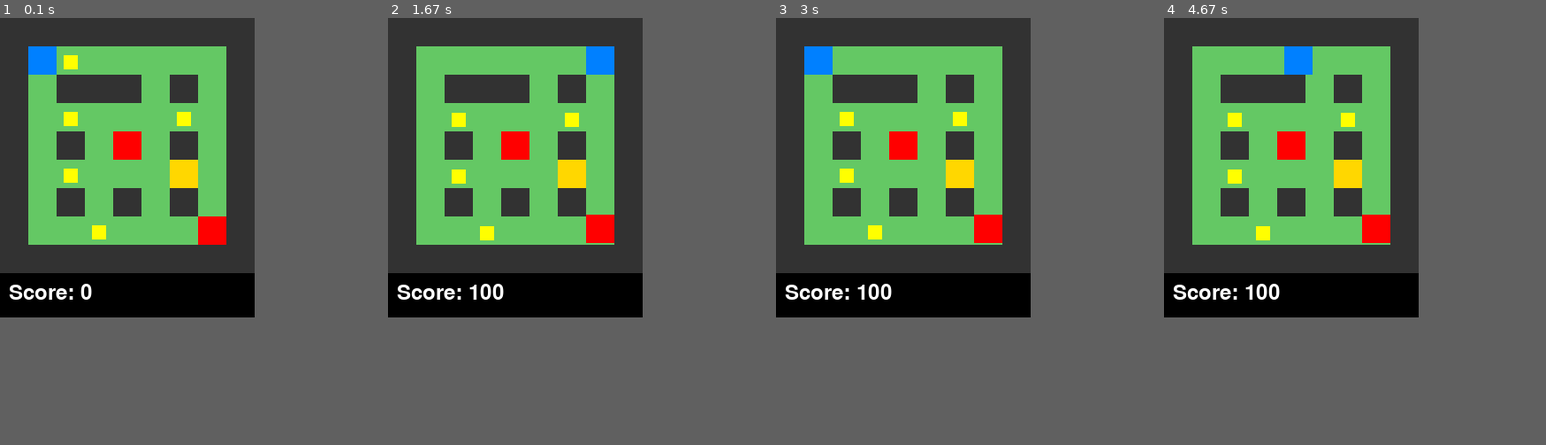
Above: before the commit, frames 1-4 (left to right).
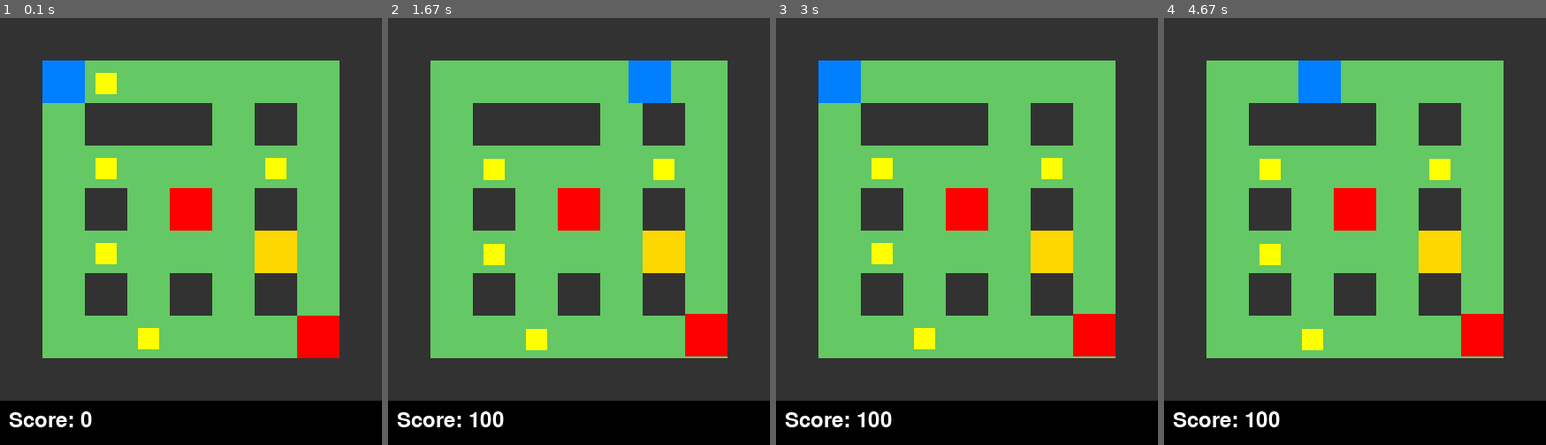
Above: after the commit, the same moments.

Repository: ICHINOMIYA1038/pygame_book
Game: pygame game, started from src_code/python_maze_code/08.py
Same seed, same stepped clock (60 frames per second), same inputs: the game is played once before the commit and once after it.
Inputs:
- Up to frame 1 (0.1 s): no input
- Up to frame 2 (1.67 s): hold Right 0.33-0.8 s; hold Up 0.83-1.13 s; hold Right 1.17-1.63 s
- Up to frame 3 (3 s): hold Left 1.67-2.2 s; hold Down 2.23-2.53 s; hold Left 2.57-2.97 s
- Up to frame 4 (4.67 s): hold Right 3.4-4.03 s; hold Down 4.07-4.43 s; hold Left from 4.47 s (still down)
In our replay, the window is 288x338 before the commit and 432x482 after it. These sizes can differ from the game's own. Grey fills any space a smaller window leaves; there, only what the larger window draws over its background counts as a difference.

The runs differ from the first frame. In frame 1, 55% of the frame differs, in the area x 0-100%, y 6-100%; in frame 2, 55%; in frame 3, 55%; in frame 4, 56%.

Commit message:
迷路ゲーム

Diff:
--- a/Maze/08.py
+++ b/src_code/python_maze_code/08.py
@@ -5,12 +5,12 @@
 import math
 
 # サウンドファイルのパスを設定
-SOUND_DIR = "sounds"
+SOUND_DIR = "assets/sounds"
 if not os.path.exists(SOUND_DIR):
     os.makedirs(SOUND_DIR)
 
 # タイルサイズ
-TILE_SIZE = 32
+TILE_SIZE = 48
 
 # マップデータ（W: 壁, F: 床, G: ゴール, C: コイン）
 MAP_DATA = [
--- /dev/null
+++ b/src_code/python_maze_code/Taskfile.yml
@@ -0,0 +1,134 @@
+version: "3"
+
+tasks:
+  install:
+    desc: 仮想環境をセットアップして依存関係をインストール
+    cmds:
+      - python3 -m venv venv
+      - ./venv/bin/pip install --upgrade pip
+      - ./venv/bin/pip install -r requirements.txt
+    sources:
+      - requirements.txt
+    generates:
+      - venv/pyvenv.cfg
+
+  clean:
+    desc: 仮想環境を削除
+    cmds:
+      - rm -rf venv
+
+  reinstall:
+    desc: 仮想環境を再作成
+    cmds:
+      - task: clean
+      - task: install
+
+  run:
+    desc: 最終完成版のゲームを実行
+    deps: [install]
+    cmds:
+      - ./venv/bin/python main.py
+
+  run01:
+    desc: 第1章を実行
+    deps: [install]
+    cmds:
+      - ./venv/bin/python 01.py
+
+  run02:
+    desc: 第2章を実行
+    deps: [install]
+    cmds:
+      - ./venv/bin/python 02.py
+
+  run03:
+    desc: 第3章を実行
+    deps: [install]
+    cmds:
+      - ./venv/bin/python 03.py
+
+  run04:
+    desc: 第4章を実行
+    deps: [install]
+    cmds:
+      - ./venv/bin/python 04.py
+
+  run05:
+    desc: 第5章を実行
+    deps: [install]
+    cmds:
+      - ./venv/bin/python 05.py
+
+  run06:
+    desc: 第6章を実行
+    deps: [install]
+    cmds:
+      - ./venv/bin/python 06.py
+
+  run07:
+    desc: 第7章を実行
+    deps: [install]
+    cmds:
+      - ./venv/bin/python 07.py
+
+  run08:
+    desc: 第8章を実行
+    deps: [install]
+    cmds:
+      - ./venv/bin/python 08.py
+
+  list:
+    desc: 利用可能な章を一覧表示
+    cmds:
+      - echo "利用可能な章:"
+      - echo "  task run01  - 第1章 基本移動"
+      - echo "  task run02  - 第2章 マップと床"
+      - echo "  task run03  - 第3章 壁と衝突判定"
+      - echo "  task run04  - 第4章 ゴール判定"
+      - echo "  task run05  - 第5章 より大きなマップ"
+      - echo "  task run06  - 第6章 敵キャラクター"
+      - echo "  task run07  - 第7章 コインとスコア"
+      - echo "  task run08  - 第8章 サウンドとエフェクト"
+      - echo "  task run    - 最終完成版"
+
+  test:
+    desc: 全てのファイルの文法チェック
+    deps: [install]
+    cmds:
+      - ./venv/bin/python -m py_compile *.py
+      - echo "全てのPythonファイルの文法チェックが完了しました"
+
+  requirements:
+    desc: requirements.txtを更新
+    deps: [install]
+    cmds:
+      - ./venv/bin/pip freeze > requirements.txt
+
+  help:
+    desc: 使用方法を表示
+    cmds:
+      - echo "=== Pygame迷路ゲーム タスク一覧 ==="
+      - echo ""
+      - echo "セットアップ:"
+      - echo "  task install     - 仮想環境をセットアップ"
+      - echo "  task clean       - 仮想環境を削除"
+      - echo "  task reinstall   - 仮想環境を再作成"
+      - echo ""
+      - echo "実行:"
+      - echo "  task run         - 最終完成版を実行"
+      - echo "  task run01       - 第1章を実行"
+      - echo "  task run02       - 第2章を実行"
+      - echo "  task run03       - 第3章を実行"
+      - echo "  task run04       - 第4章を実行"
+      - echo "  task run05       - 第5章を実行"
+      - echo "  task run06       - 第6章を実行"
+      - echo "  task run07       - 第7章を実行"
+      - echo "  task run08       - 第8章を実行"
+      - echo "  task list        - 利用可能な章を表示"
+      - echo ""
+      - echo "開発:"
+      - echo "  task test        - 文法チェック"
+      - echo "  task requirements - requirements.txt更新"
+
+  default:
+    deps: [help]
Not shown, removed: Maze/package-lock.json
Binary file added: images/maze_game/スクリーンショット 2025-05-31 17.12.04.png
Binary file added: images/maze_game/スクリーンショット 2025-05-31 17.12.24.png
Binary file added: images/maze_game/スクリーンショット 2025-05-31 17.12.36.png
Binary file added: images/maze_game/スクリーンショット 2025-05-31 17.12.52.png
Binary file added: images/maze_game/スクリーンショット 2025-05-31 17.13.05.png
Binary file added: images/maze_game/スクリーンショット 2025-05-31 17.13.18.png
Binary file added: images/maze_game/スクリーンショット 2025-05-31 17.13.34.png
Binary file added: images/maze_game/スクリーンショット 2025-05-31 17.13.48.png
Not shown, added: src_code/python_maze_code/.task/checksum/install
Renamed: Maze/01.py -> src_code/python_maze_code/01.py
Renamed: Maze/02.py -> src_code/python_maze_code/02.py
(and 29 more such lines)
